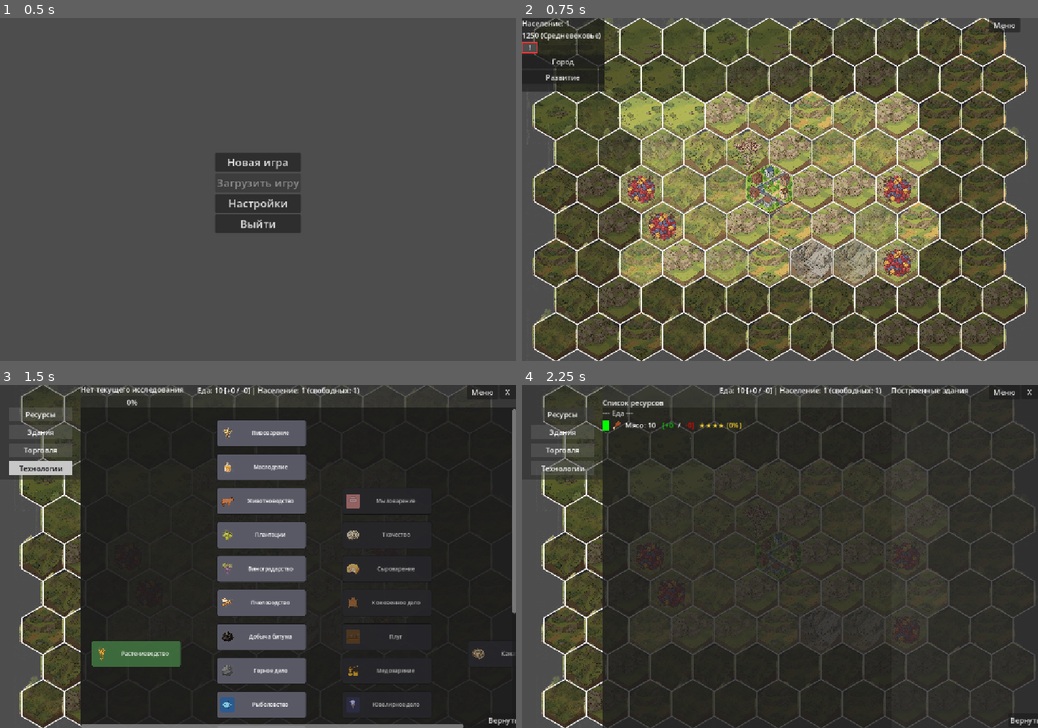
Above: before the commit, frames 1-4 (two rows, left to right).
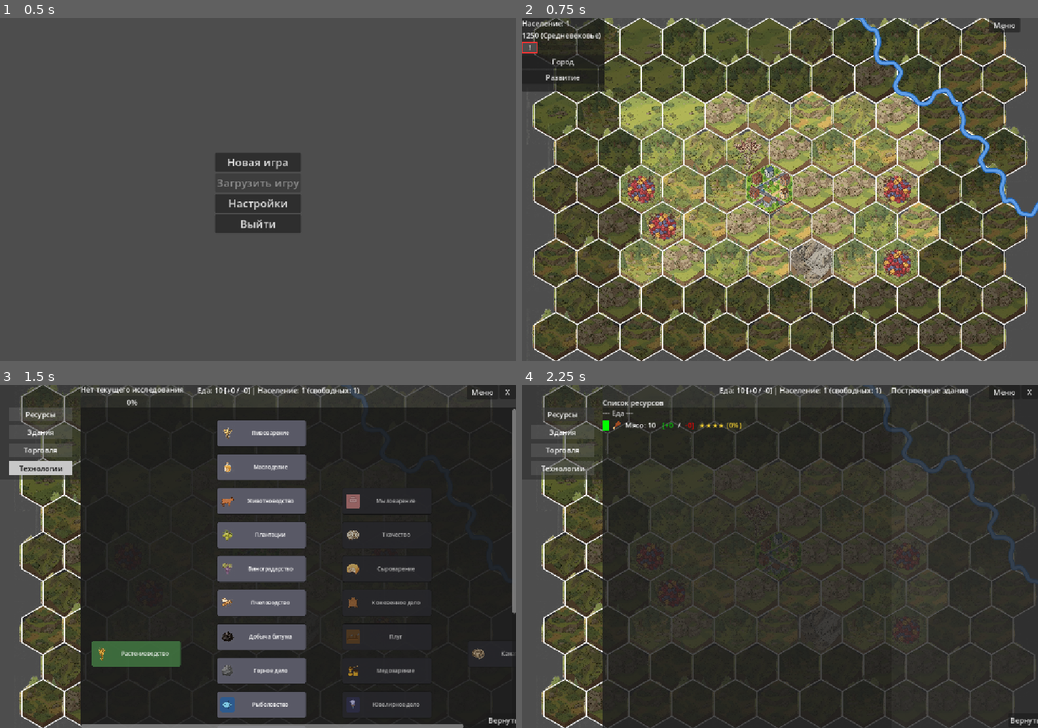
Above: after the commit, the same moments.

Repository: Night-Pryanik/The-City
Game: Godot game, scene res://scenes/main_menu.tscn
The game is run twice, just before and just after one commit, with the same random seed, the same clock (stepped at 60 frames per second) and the same inputs.
Inputs (mouse positions are in pixels of both pictures, inside the frame that each line leads up to):
- Up to frame 1 (0.5 s): no input
- Up to frame 2 (0.75 s): click "Новая игра" at 0.5 s
- Up to frame 3 (1.5 s): click (10, 415) at 1.25 s
- Up to frame 4 (2.25 s): click "Ресурсы" at 2 s

Frame 1 is identical in both runs. In frame 2, 6.8% of the frame differs, in the area x 2-100%, y 0-99%; in frame 3, 0.2%; in frame 4, 0.9%.

Commit message:
Увеличено количество рек на карте
Увеличена полупрозрачность леса

Diff:
--- a/data/covers.json
+++ b/data/covers.json
@@ -5,7 +5,7 @@
       "id": "sparse_forest",
       "name": "Редколесье",
       "color": [ 34, 139, 34 ],
-      "alpha": 0.25,
+      "alpha": 0.9,
       "move_cost_bonus": 0,
       "icons": [ "forest_1.png", "forest_2.png", "forest_3.png" ]
     },
@@ -13,7 +13,7 @@
       "id": "forest",
       "name": "Лес",
       "color": [ 34, 139, 34 ],
-      "alpha": 0.45,
+      "alpha": 0.9,
       "move_cost_bonus": 0,
       "icons": [ "forest_1.png", "forest_2.png", "forest_3.png" ]
     }
--- a/scripts/river_manager.gd
+++ b/scripts/river_manager.gd
@@ -12,8 +12,8 @@
 const MAX_TURN_ANGLE_SOFT_DEG := 90.0 # Запасной угол при застревании
 const MIN_LENGTH_FOR_EXIT := 8 # Минимальная длина пути для попытки выхода на границу
 const NUM_RIVER_ATTEMPTS := 4 # Попыток построить одну реку
-const NUM_RIVERS_MIN := 1 # Минимальное количество рек
-const NUM_RIVERS_MAX := 2 # Максимальное количество рек
+const NUM_RIVERS_MIN := 4 # Минимальное количество рек
+const NUM_RIVERS_MAX := 8 # Максимальное количество рек
 
 const RIVER_COLOR := Color(26.0 / 255.0, 95.0 / 255.0, 180.0 / 255.0, 0.9) # Тёмно-синее тело реки (#1a5fb4)
 const RIVER_WIDTH := 10.0 # Толщина тела реки
